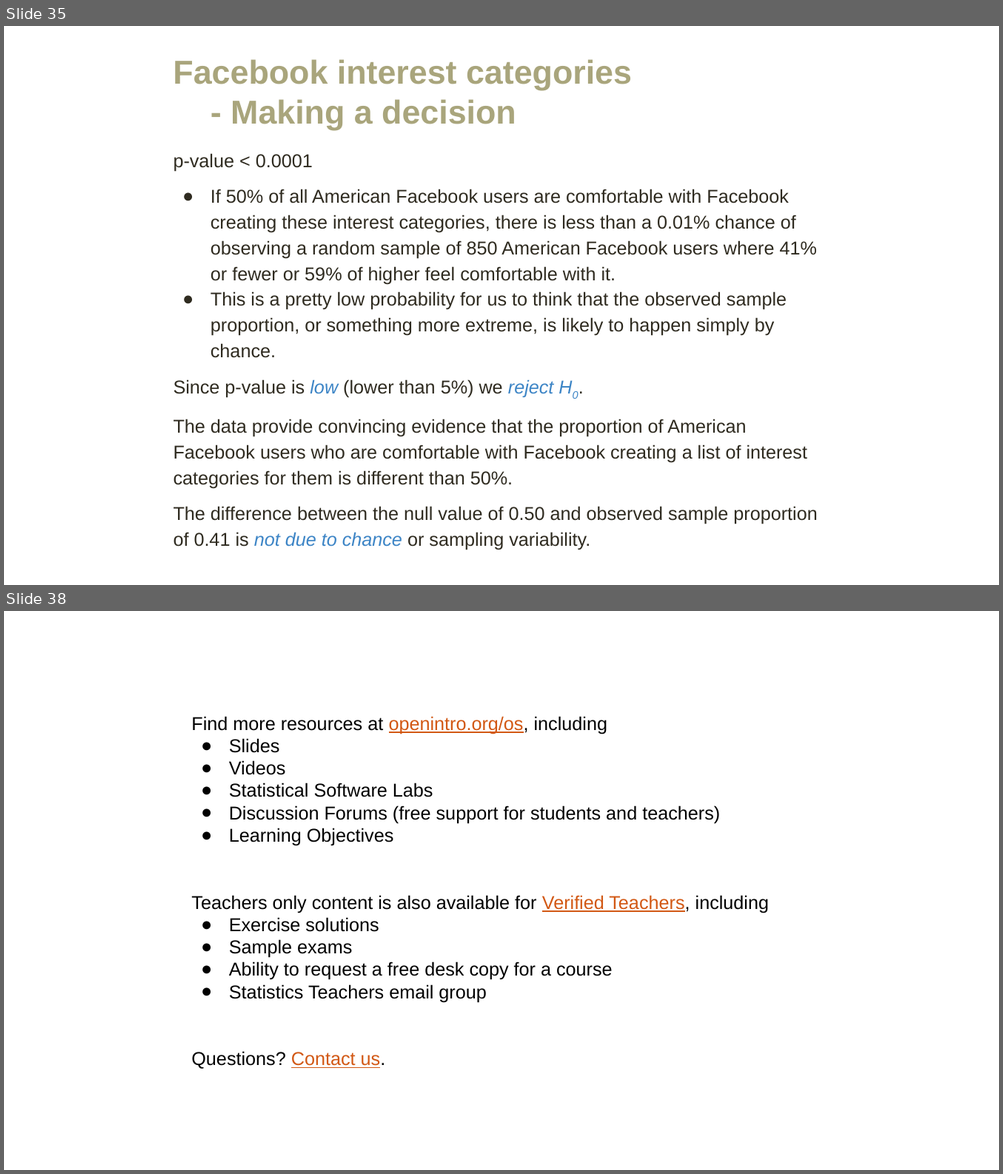
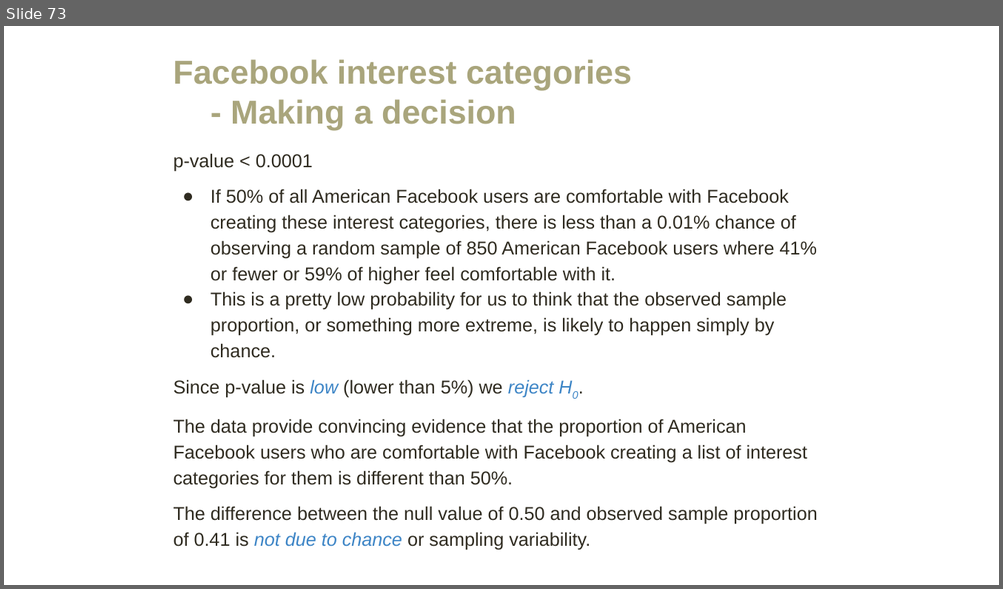
Before and after one commit to amosca01/MATH108-F23, a slide deck: slides/09-hypothesis-testing.pptx. Shown one above the other, each under a label of ours: slides 35 and 38 before the commit, slide 73 after it; the slides between them are not shown. The pictures are 1003x1174 and 1003x589 pixels, drawn with LibreOffice and Linux fonts; fonts in the diff are those of the drawing. Boxes give left, top, right and bottom in pixels: in the first picture for what was removed or moved away, otherwise in the second. Text is boxed around its words. In the diff, an @@ line names an element or a change of style, - is before the commit and + after.

```diff
--- a/slides/09-hypothesis-testing.pptx
+++ b/slides/09-hypothesis-testing.pptx
@@ slide 38 removed at bbox=[4, 611, 999, 1170], background #FFFFFF @@
@@ text removed at bbox=[191, 716, 768, 1069] @@
-Find more resources at openintro.org/os, including
-● Slides
-● Videos
-● Statistical Software Labs
-● Discussion Forums (free support for students and teachers)
-● Learning Objectives
-Teachers only content is also available for Verified Teachers, including
-● Exercise solutions
-● Sample exams
-● Ability to request a free desk copy for a course
-● Statistics Teachers email group
-Questions? Contact us.
@@ what was slide 35 is now slide 73 @@
```
Also in this commit, not shown: 17 slides changed, 10 slides added, 9 other slides removed, 2 other files.
